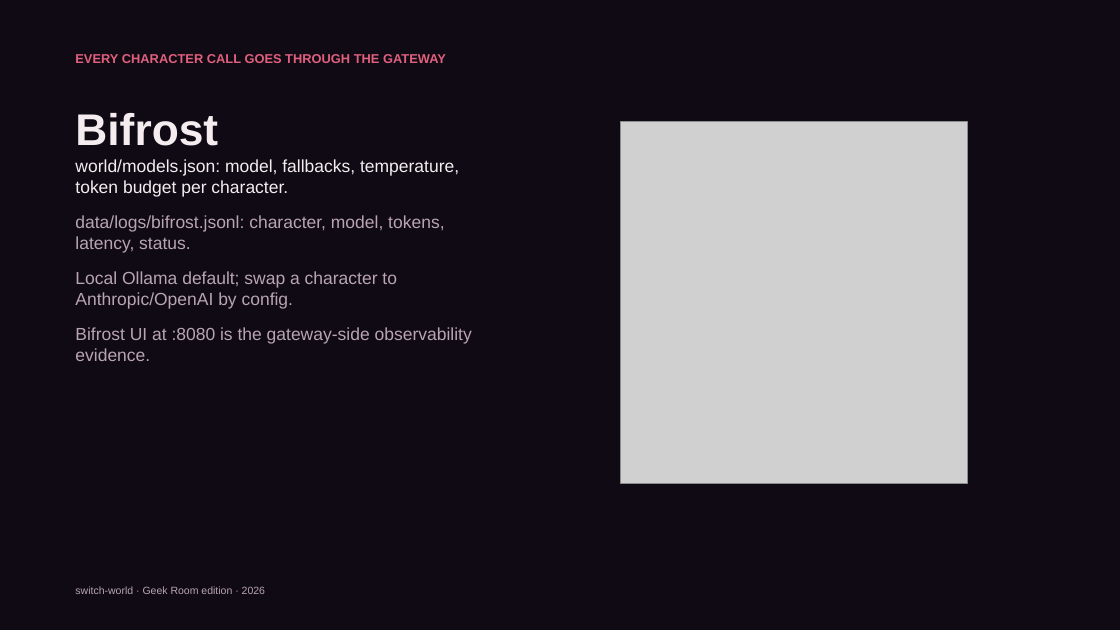
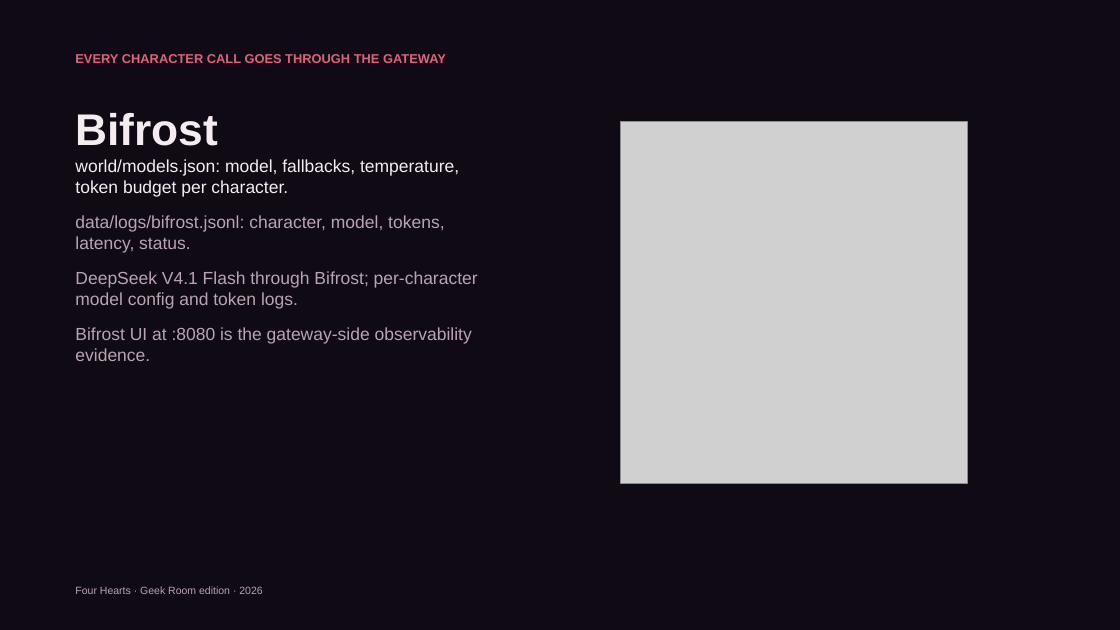
Before and after one commit to charlot3/switch-world, a slide deck: slide 6 of docs/switch-world-geekroom-pitch.pptx. Drawn at 1120x630 pixels with LibreOffice and Linux fonts; fonts in the diff are those of the drawing; grey boxes stand for pictures. Boxes give left, top, right and bottom in pixels: in the first picture for what was removed or moved away, otherwise in the second. Text is boxed around its words. In the diff, an @@ line names an element or a change of style, - is before the commit and + after.

```diff
--- a/docs/switch-world-geekroom-pitch.pptx
+++ b/docs/switch-world-geekroom-pitch.pptx
@@ text at [75,271,478,309]: text changed @@
-Local Ollama default; swap a character to Anthropic/OpenAI by config.
+DeepSeek V4.1 Flash through Bifrost; per-character model config and token logs.
@@ text at [75,586,262,594]: text changed @@
-switch-world · Geek Room edition · 2026
+Four Hearts · Geek Room edition · 2026
```
Also in this commit, not shown: 9 other slides changed, 21 other files.
